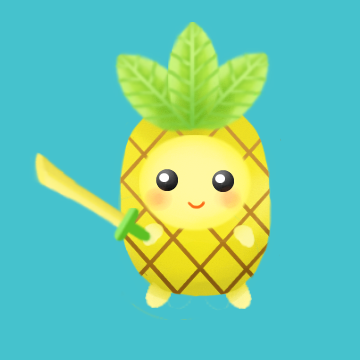
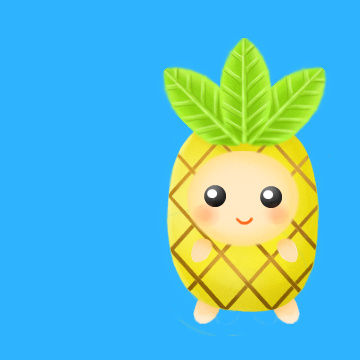
Layers edited between the first and the second 360 × 360 image:
hid group "劍" (3 layers) over [29, 152, 210, 262]
renamed "圖層 12" to "圖層 5", moved it into group "身體", painted on it over [113, 208, 213, 263]
renamed "圖層 13" to "圖層 21", moved it into group "身體", painted on it over [29, 152, 298, 263]
added layer "圖層 19" (1st of 3, in "身體") in group "身體" over [220, 38, 269, 145]
added layer "圖層 4" (1st of 3, in "身體") in group "身體" over [220, 38, 272, 144]
renamed "圖層 5" to "圖層 3", painted on it over [142, 38, 273, 246]
renamed "圖層 6" to "圖層 19", painted on it over [163, 66, 255, 248]
painted on "圖層 4" (2nd of 3, in "身體") over [158, 22, 243, 148]
painted on "圖層 3" (2nd of 3, in "身體") over [156, 22, 251, 154]
renamed "圖層 4" to "圖層 19", painted on it over [113, 53, 327, 148]
renamed "圖層 3" to "圖層 4", painted on it over [110, 50, 331, 147]
renamed "圖層 4" to "圖層 3", painted on it over [191, 52, 334, 155]
renamed "圖層 3" to "圖層 11", painted on it over [187, 48, 291, 230]
renamed "圖層 11" to "圖層 10", painted on it over [143, 185, 282, 214]
renamed "圖層 10" to "群組 2", painted on it over [204, 170, 234, 207]
renamed "群組 2" to "圖層 2", painted on it over [156, 151, 313, 258]
renamed "圖層 2" to "圖層 22", painted on it over [139, 135, 305, 292]
painted on "圖層 9" over [112, 96, 330, 312]
painted on "圖層 1" over [110, 96, 324, 336]
renamed "圖層 8" to "圖層 7", painted on it over [193, 275, 252, 326]
renamed "圖層 7" to "圖層 20", painted on it over [145, 274, 300, 326]
painted on "背景" over [0, 0, 360, 360]
